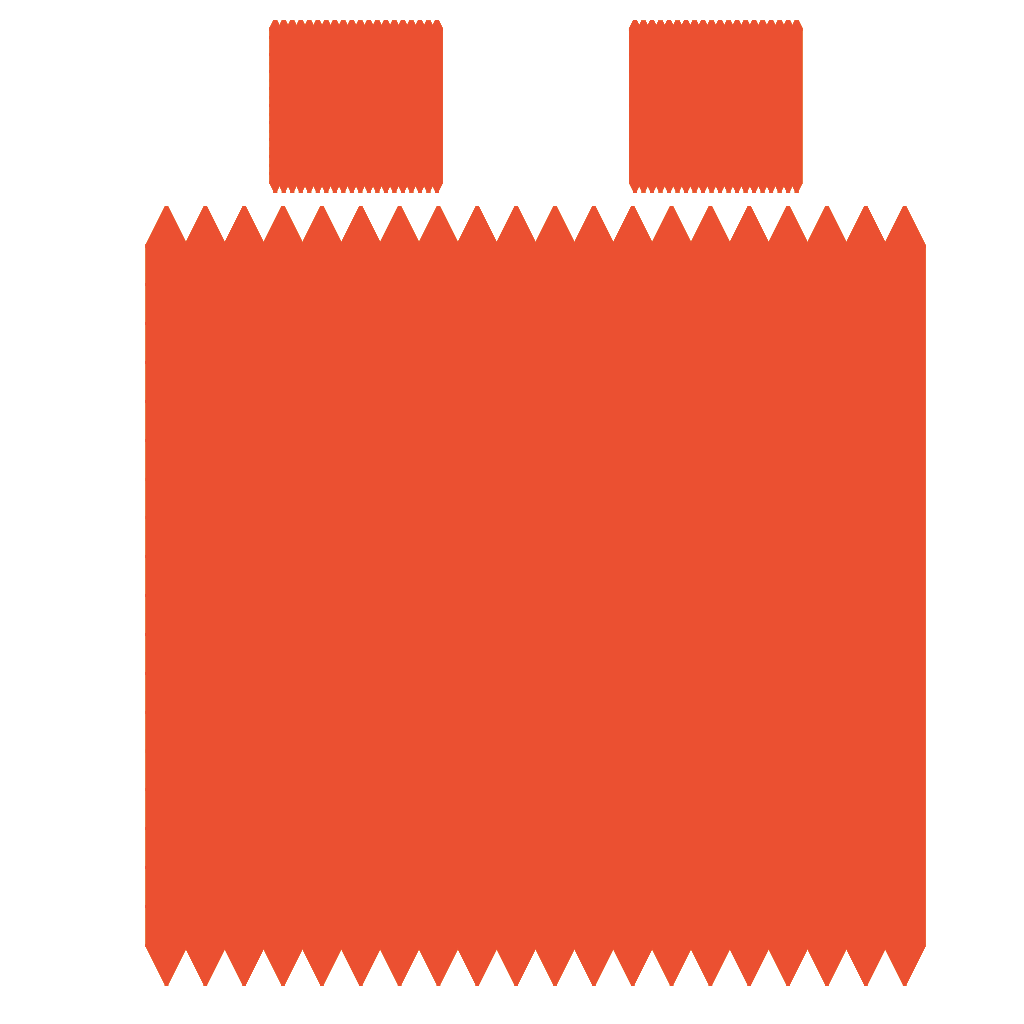
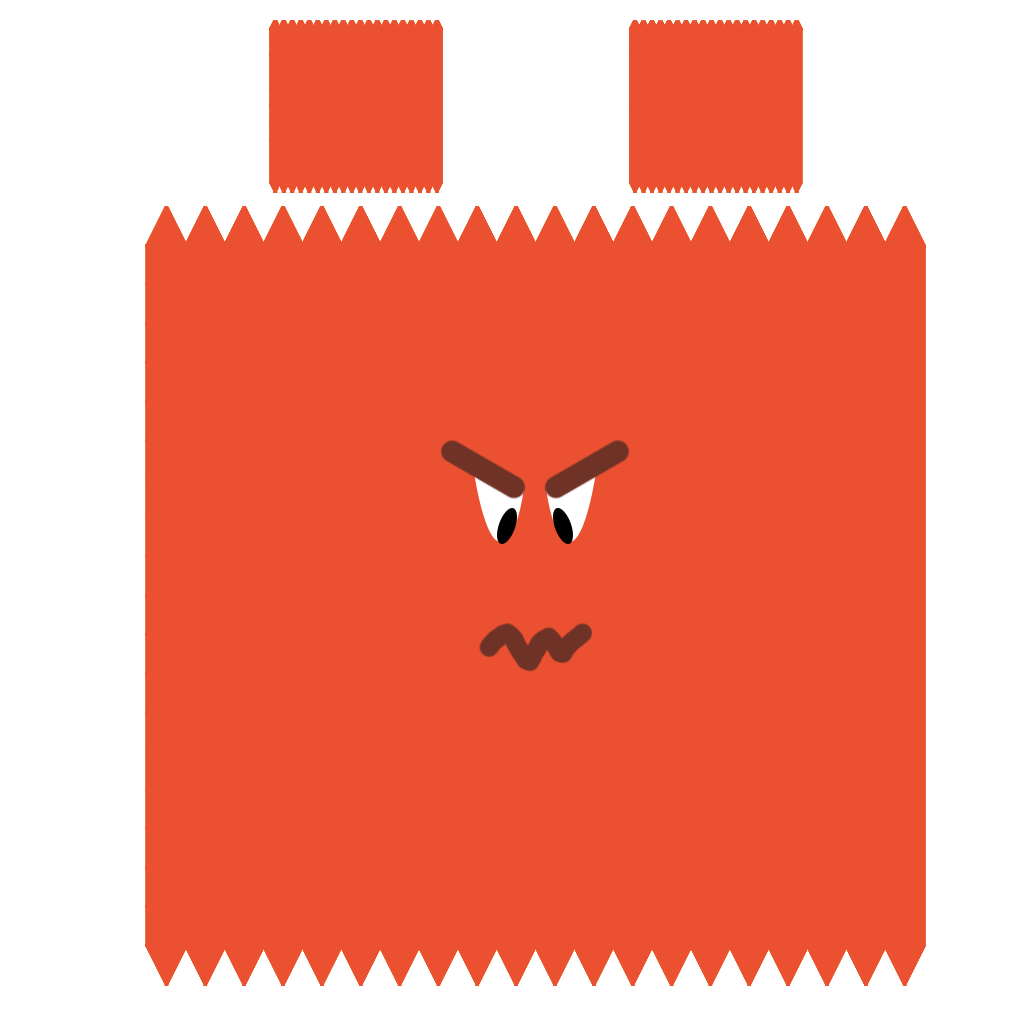
Revision of a layered 1024px x 1024px image; what changed, layer by layer:
added layer "E eyebrow" in group "Base" over (440, 439, 526, 500)
added layer "L iris" in group "Base" over (497, 508, 517, 544)
added layer "L eye" in group "Base" over (473, 466, 524, 543)
added layer "R eyebrow" in group "Base" over (544, 439, 630, 500)
added layer "R iris" in group "Base" over (553, 508, 573, 544)
added layer "R eye" in group "Base" over (546, 466, 597, 543)
added layer "Mouth" in group "Base" over (478, 622, 593, 672)
